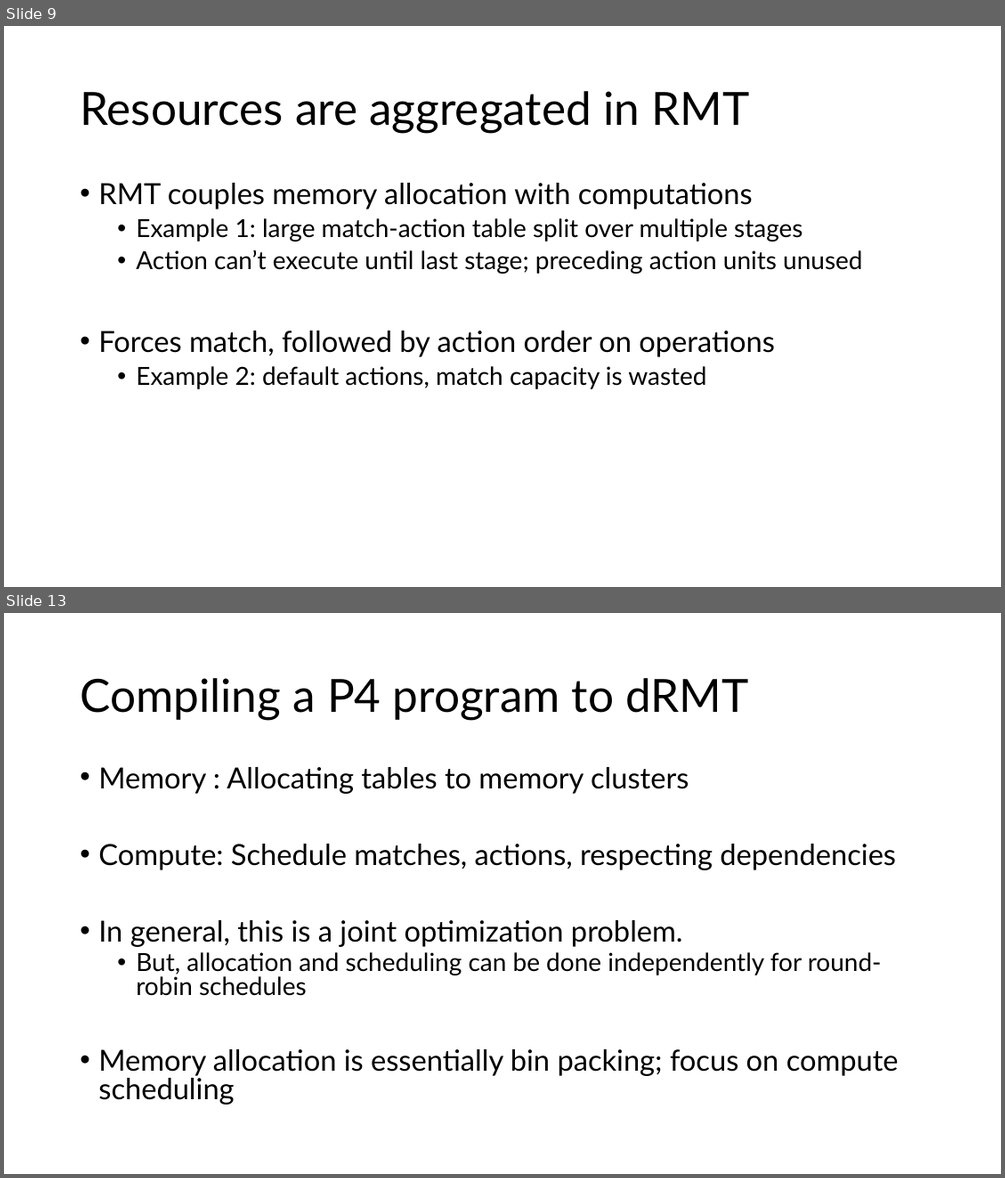
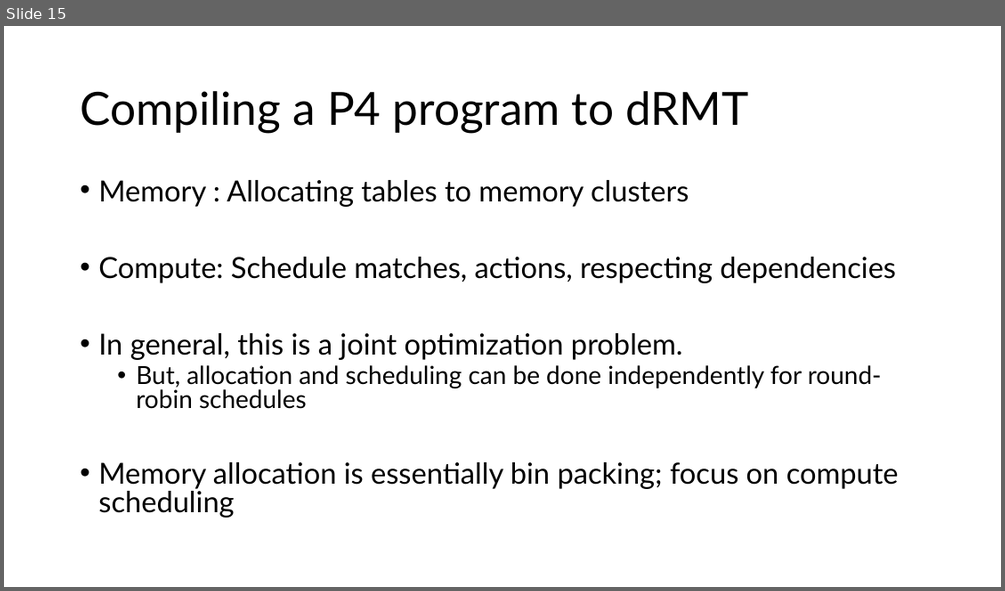
Before and after one commit to anirudhSK/drmt_talk, a slide deck: drmt.pptx. Shown one above the other, each under a label of ours: slides 9 and 13 before the commit, slide 15 after it; the slides between them are not shown. The pictures are 1005x1178 and 1005x591 pixels, drawn with LibreOffice and Linux fonts; fonts in the diff are those of the drawing. Boxes give left, top, right and bottom in pixels: in the first picture for what was removed or moved away, otherwise in the second. Text is boxed around its words. In the diff, an @@ line names an element or a change of style, - is before the commit and + after.

```diff
--- a/drmt.pptx
+++ b/drmt.pptx
@@ slide 9 removed at (4,26,1001,587), background #FFFFFF @@
@@ title removed at (80,91,749,133) @@
-Resources are aggregated in RMT
@@ text removed at (98,183,862,389) @@
-• RMT couples memory allocation with computations
-  • Example 1: large match-action table split over multiple stages
-  • Action can’t execute until last stage; preceding action units unused
-• Forces match, followed by action order on operations
-  • Example 2: default actions, match capacity is wasted
@@ what was slide 13 is now slide 15 @@
```
Also in this commit, not shown: 5 slides changed, 7 slides added, 4 other slides removed.
